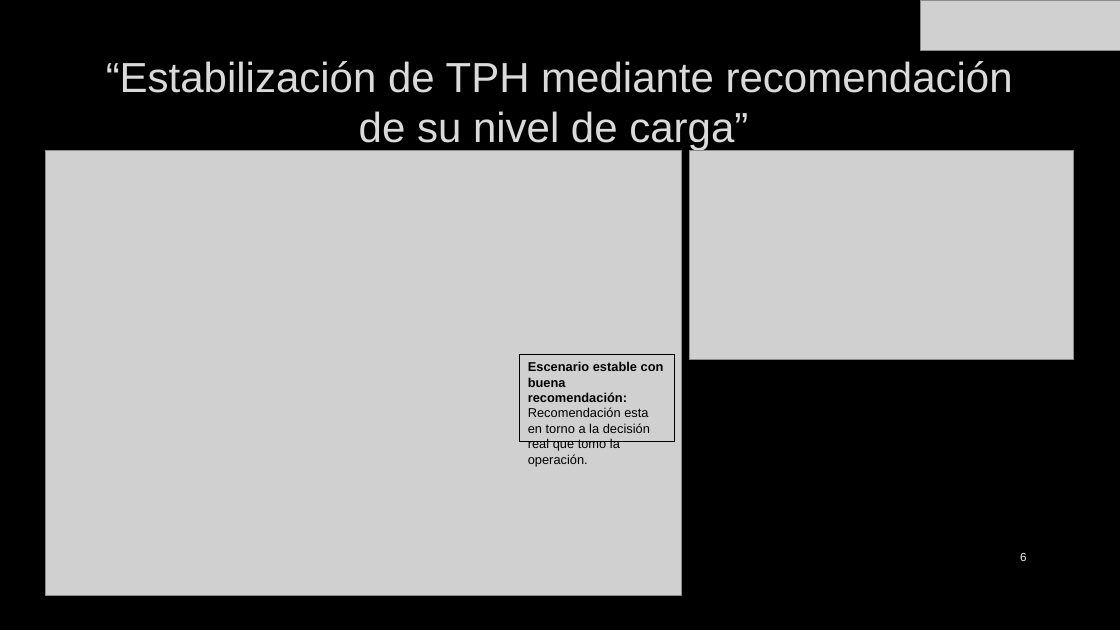
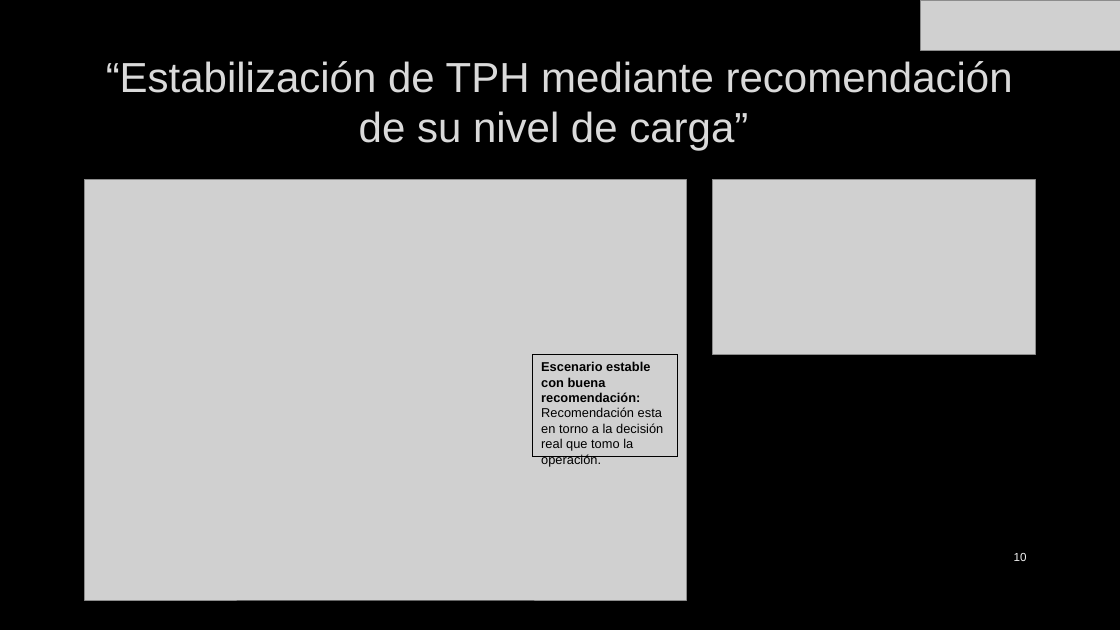
Before and after one commit to JLCdata/Reinforcement-Learning, a slide deck: slide 10 of Proyecto final - Offline Reinforcement Learning/Presentación final.pptx (slide 6 before the commit). Drawn at 1120x630 pixels with LibreOffice and Linux fonts; fonts in the diff are those of the drawing; grey boxes stand for pictures; background and template pictures are left out. Boxes give left, top, right and bottom in pixels: in the first picture for what was removed or moved away, otherwise in the second. Text is boxed around its words. In the diff, an @@ line names an element or a change of style, - is before the commit and + after.

```diff
--- a/Proyecto final - Offline Reinforcement Learning/Presentación final.pptx
+++ b/Proyecto final - Offline Reinforcement Learning/Presentación final.pptx
@@ picture: place and size @@
-picture at (45, 150, 681, 596)
+picture at (85, 179, 686, 600)
@@ picture: place and size @@
-picture at (690, 150, 1075, 360)
+picture at (712, 179, 1035, 355)
@@ rectangle "Escenario estable con buena recomendación: ...": place and size @@
-rectangle "Escenario estable con buena recomendación: ..." at (520, 355, 675, 441)
+rectangle "Escenario estable con buena recomendación: ..." at (533, 355, 677, 456)
@@ page number at (1014, 553, 1027, 561): text changed @@
-6
+10
```
Also in this commit, not shown: 6 other slides changed, 3 slides added, 8 other files.
